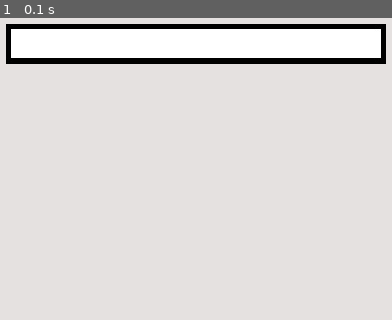
Above: before the commit, frame 1.
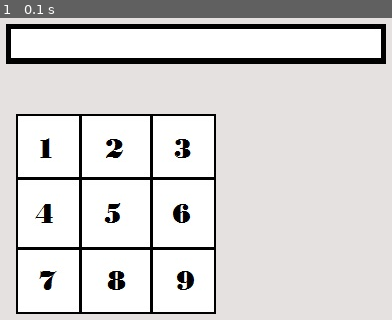
Above: after the commit, the same moment.

Repository: Regedit1/Pygame-Calculator
Game: pygame game, started from calculator.py
Same seed, same stepped clock (60 frames per second), same inputs: the game is played once before the commit and once after it.
Inputs:
- Up to frame 1 (0.1 s): no input

The runs differ from the first frame. In frame 1, 34% of the frame differs, in the area x 4-56%, y 31-99%.

Commit message:
developed gui

Diff:
--- a/calculator.py
+++ b/calculator.py
@@ -9,6 +9,7 @@
 background = pygame.image.load(bg).convert()
 pygame.display.set_caption("Calculator")
 panel = pygame.image.load("panel.jpg").convert()
+numpad = pygame.image.load("numpad.jpg").convert()
 
 
 
@@ -18,9 +19,12 @@
         if event.type == QUIT:
             pygame.quit()
             sys.exit()
+        if event.type == MOUSEBUTTONDOWN:
+            x , y = pygame.mouse.get_pos()
 
 
 
     screen.blit(background, (0,0))
     background.blit(panel, (10,10))
+    background.blit(numpad, (20,100))
     pygame.display.update()
Binary file added: numpad.jpg
